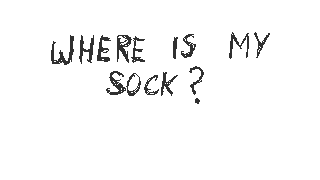
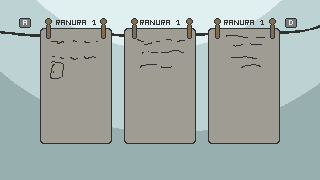
The second w=320, h=180 image is a revision of the first. Changes to its layers:
removed layer "Capa 1" over bbox(51, 32, 270, 104)
added layer "Capa 5 copia 5" above "Capa 5 copia 4" over bbox(269, 18, 276, 39)
added layer "Capa 5 copia 4" above "Capa 5 copia 3" over bbox(214, 18, 221, 39)
added layer "Capa 5 copia 3" above "Capa 5 copia 2" over bbox(186, 18, 193, 39)
added layer "Capa 5 copia 2" above "Capa 5 copia" over bbox(131, 18, 138, 39)
added layer "Capa 5 copia" above "Capa 5" over bbox(100, 18, 107, 39)
added layer "Capa 5" above "Capa 3" over bbox(45, 18, 52, 39)
added layer "Capa 3" above "Capa 3 copia 2" over bbox(0, 25, 320, 79)
added layer "Capa 3 copia 2" above "Grupo 1" over bbox(40, 20, 280, 144)
added group "Grupo 1" with 3 layers above "Capa 4" over bbox(19, 18, 297, 28)
added layer "Capa 6 copia" in group "Grupo 1" over bbox(285, 18, 297, 28)
added layer "Capa 6" in group "Grupo 1" over bbox(19, 18, 31, 28)
added layer "Capa 7" in group "Grupo 1" over bbox(20, 18, 296, 27)
added layer "Capa 4" above "Capa 2" over bbox(40, 28, 280, 144)
painted on "Capa 2" over bbox(0, 0, 320, 180)
